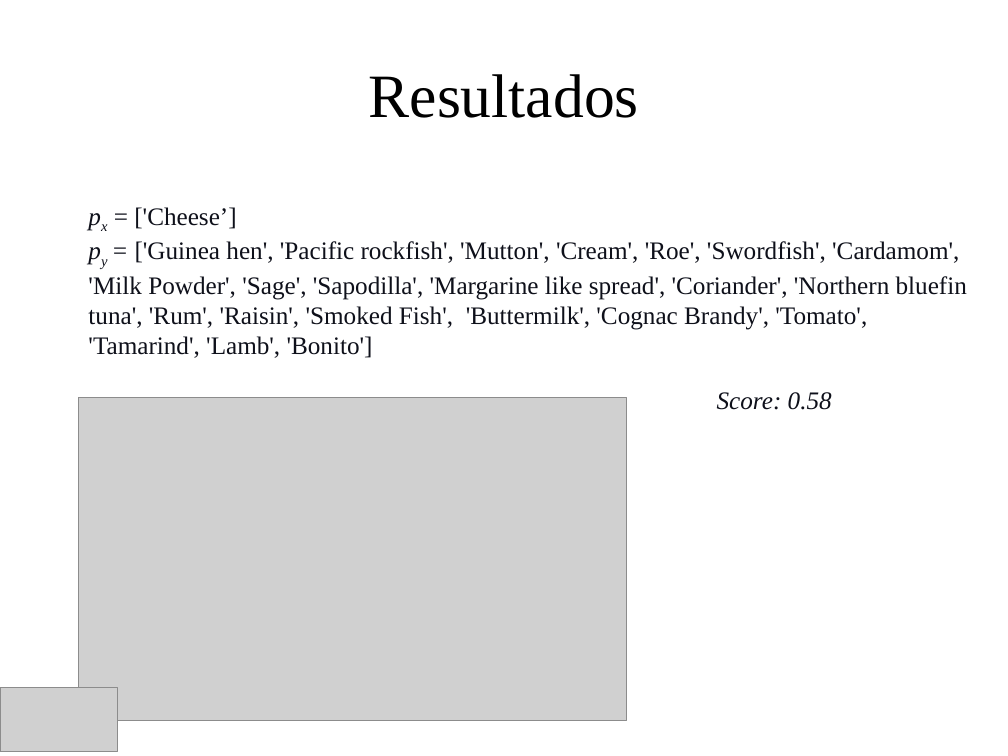
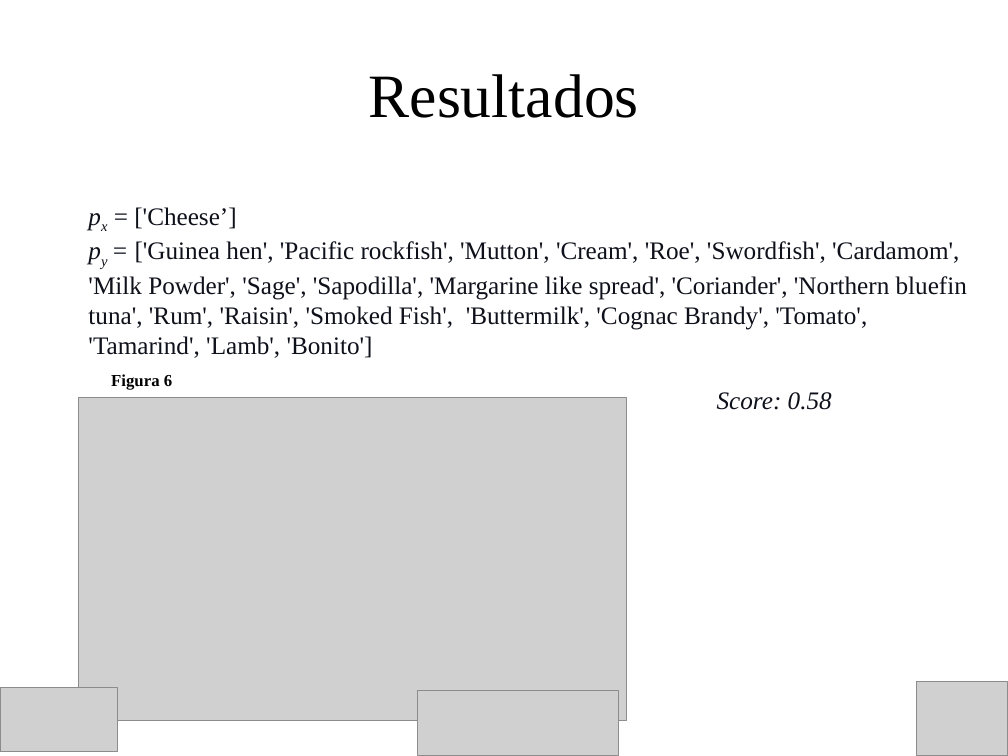
Before and after one commit to KalebAvila/ingenieria_en_alimentos, a slide deck: slide 18 of ai_in_food/references/comia/Generacion_de_Sustitutos_Alimentarios_Mediante_IA_Presentation.pptx (slide 16 before the commit). Drawn at 1008x756 pixels with LibreOffice and Linux fonts; fonts in the diff are those of the drawing; grey boxes stand for pictures. Boxes give left, top, right and bottom in pixels: in the first picture for what was removed or moved away, otherwise in the second. Text is boxed around its words. In the diff, an @@ line names an element or a change of style, - is before the commit and + after.

```diff
--- a/ai_in_food/references/comia/Generacion_de_Sustitutos_Alimentarios_Mediante_IA_Presentation.pptx
+++ b/ai_in_food/references/comia/Generacion_de_Sustitutos_Alimentarios_Mediante_IA_Presentation.pptx
@@ text added at bbox=[111, 374, 172, 390], 12 pt, text #000000, bold @@
+Figura 6
@@ picture added at bbox=[917, 681, 1008, 756] @@
@@ picture added at bbox=[417, 690, 618, 756] @@
```
Also in this commit, not shown: 18 other slides changed, 7 slides added, 2 slides removed, 16 other files.
